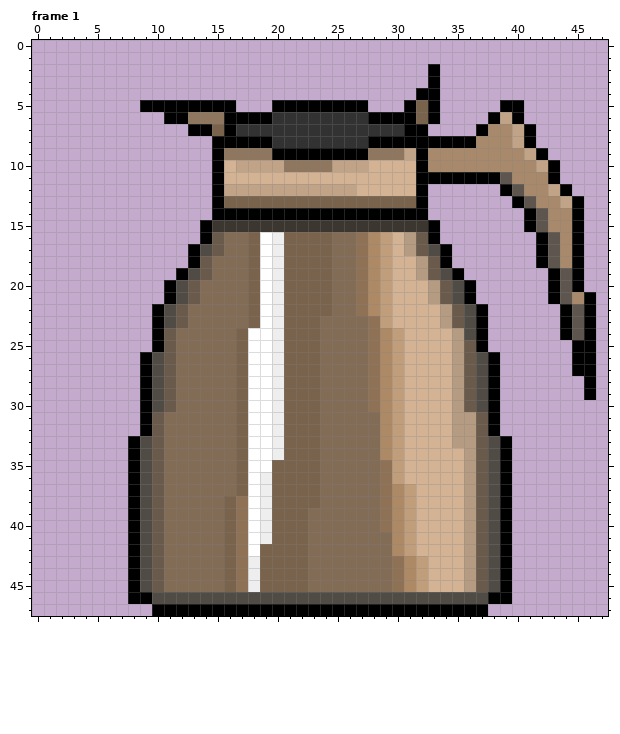
A pixel-art file gets an edit: Assets/Objects/PlayerItems/Coffee.aseprite. The first picture shows the starting point.
48x48 pixels, 2 frames. Colours within 5 levels of each other are drawn and written as one. Shown: frame 1.
And afterwards:
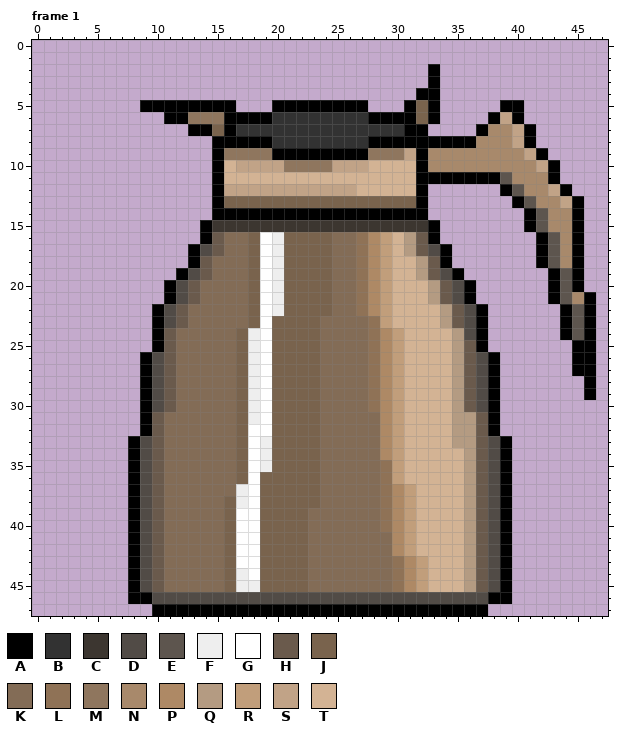
Palette (. is transparent): A #000000  B #323232  C #3c3630  D #514b46  E #5d554e  F #eeeeee  G #ffffff  H #6a5a4c  J #79634d  K #836c56  L #8f7256  M #8f765e  N #a8896b  P #ae8965  Q #b49b82  R #c19e7b  S #c1a387  T #d3b394
Difference:
{"where": "frame 1"}
{"frame":1,"y":23,"x":20,"old":"F","new":"J"}
{"frame":1,"y":24,"x":18,"old":"G","new":"F"}
{"frame":1,"y":24,"x":20,"old":"F","new":"J"}
{"frame":1,"y":25,"x":18,"old":"G","new":"F"}
{"frame":1,"y":25,"x":20,"old":"F","new":"J"}
{"frame":1,"y":26,"x":18,"old":"G","new":"F"}
{"frame":1,"y":26,"x":20,"old":"F","new":"J"}
{"frame":1,"y":27,"x":18,"old":"G","new":"F"}
{"frame":1,"y":27,"x":20,"old":"F","new":"J"}
{"frame":1,"y":28,"x":18,"old":"G","new":"F"}
{"frame":1,"y":28,"x":20,"old":"F","new":"J"}
{"frame":1,"y":29,"x":18,"old":"G","new":"F"}
{"frame":1,"y":29,"x":20,"old":"F","new":"J"}
{"frame":1,"y":30,"x":18,"old":"G","new":"F"}
{"frame":1,"y":30,"x":20,"old":"F","new":"J"}
{"frame":1,"y":31,"x":18,"old":"G","new":"F"}
{"frame":1,"y":31,"x":20,"old":"F","new":"J"}
{"frame":1,"y":32,"x":20,"old":"F","new":"J"}
{"frame":1,"y":33,"x":19,"old":"GF","new":"FJ"}
{"frame":1,"y":34,"x":19,"old":"GF","new":"FJ"}
{"frame":1,"y":35,"x":19,"old":"G","new":"F"}
{"frame":1,"y":36,"x":19,"old":"F","new":"J"}
{"frame":1,"y":37,"x":17,"old":"J","new":"F"}
{"frame":1,"y":37,"x":19,"old":"F","new":"J"}
{"frame":1,"y":38,"x":17,"old":"L","new":"F"}
{"frame":1,"y":38,"x":19,"old":"F","new":"J"}
{"frame":1,"y":39,"x":17,"old":"L","new":"G"}
{"frame":1,"y":39,"x":19,"old":"F","new":"J"}
{"frame":1,"y":40,"x":17,"old":"L","new":"G"}
{"frame":1,"y":40,"x":19,"old":"F","new":"J"}
{"frame":1,"y":41,"x":17,"old":"L","new":"G"}
{"frame":1,"y":41,"x":19,"old":"F","new":"J"}
{"frame":1,"y":42,"x":17,"old":"L","new":"G"}
{"frame":1,"y":43,"x":17,"old":"LF","new":"GG"}
{"frame":1,"y":44,"x":17,"old":"LF","new":"FG"}
{"frame":1,"y":45,"x":17,"old":"L","new":"F"}
{"label":"changed","picture_box":[236,316,284,592]}
